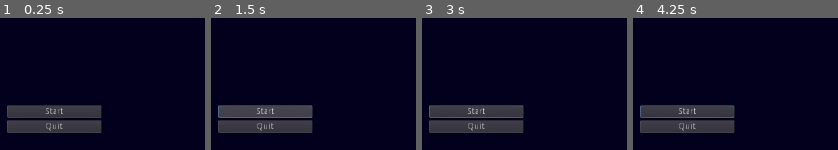
Above: before the commit, frames 1-4 (left to right).
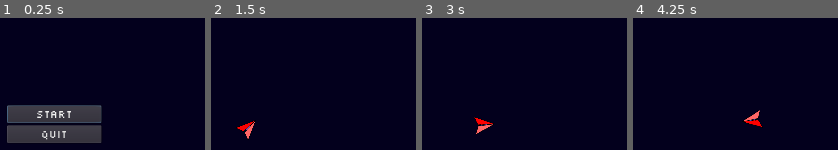
Above: after the commit, the same moments.

Repository: AaronFacoline/ArcticGameJam-2022-08
Game: Godot game, scene res://StartMenu.tscn
The game is run twice, just before and just after one commit, with the same random seed, the same clock (stepped at 60 frames per second) and the same inputs.
Inputs (mouse positions are in pixels of both pictures, inside the frame that each line leads up to):
- Up to frame 1 (0.25 s): no input
- Up to frame 2 (1.5 s): click "Start" at 0.5 s; click (264, 111) at 1.25 s, where only the run before the commit has a clickable "Start"
- Up to frame 3 (3 s): click (475, 111) at 2 s, where only the run before the commit has a clickable "Start"; tap Enter at 2.75 s; move the mouse to (outside the picture) at 2.77 s; hold Space (move) from 2.78 s (still down)
- Up to frame 4 (4.25 s): move the mouse to (outside the picture) at 3.52 s; release Space (move) at 3.53 s; tap Space (move) at 3.6 s

The runs differ from the first frame. In frame 1, 6.3% of the frame differs, in the area x 3-50%, y 65-95%; in frame 2, 9.2%; in frame 3, 9.1%; in frame 4, 9.6%, in the area x 3-64%, y 65-88%.

Commit message:
added custom font

Diff:
--- a/SpaceGame/StartMenu.gd
+++ b/SpaceGame/StartMenu.gd
@@ -8,9 +8,17 @@
 
 # Called when the node enters the scene tree for the first time.
 func _ready():
-	pass # Replace with function body.
+	$VBoxContainer/StartButton.grab_focus()
 
 
 # Called every frame. 'delta' is the elapsed time since the previous frame.
 #func _process(delta):
 #	pass
+
+
+func _on_StartButton_pressed():
+	get_tree().change_scene("res://World.tscn")
+
+
+func _on_QuitButton_pressed():
+	get_tree().quit()
--- a/SpaceGame/StartMenu.tscn
+++ b/SpaceGame/StartMenu.tscn
@@ -1,6 +1,13 @@
-[gd_scene load_steps=2 format=2]
+[gd_scene load_steps=5 format=2]
 
 [ext_resource path="res://StartMenu.gd" type="Script" id=1]
+[ext_resource path="res://assets/Silkscreen-Regular.ttf" type="DynamicFontData" id=2]
+
+[sub_resource type="DynamicFont" id=1]
+font_data = ExtResource( 2 )
+
+[sub_resource type="DynamicFont" id=2]
+font_data = ExtResource( 2 )
 
 [node name="StartMenu" type="Control"]
 anchor_right = 1.0
@@ -19,11 +26,16 @@
 
 [node name="StartButton" type="Button" parent="VBoxContainer"]
 margin_right = 151.0
-margin_bottom = 20.0
+margin_bottom = 27.0
+custom_fonts/font = SubResource( 1 )
 text = "Start"
 
 [node name="QuitButton" type="Button" parent="VBoxContainer"]
-margin_top = 24.0
+margin_top = 31.0
 margin_right = 151.0
-margin_bottom = 44.0
+margin_bottom = 58.0
+custom_fonts/font = SubResource( 2 )
 text = "Quit"
+
+[connection signal="pressed" from="VBoxContainer/StartButton" to="." method="_on_StartButton_pressed"]
+[connection signal="pressed" from="VBoxContainer/QuitButton" to="." method="_on_QuitButton_pressed"]
Binary file added: SpaceGame/assets/Silkscreen-Regular.ttf
